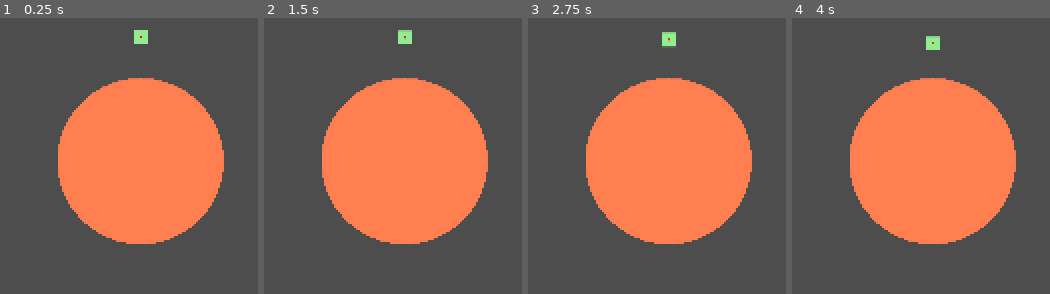
Above: before the commit, frames 1-4 (left to right).
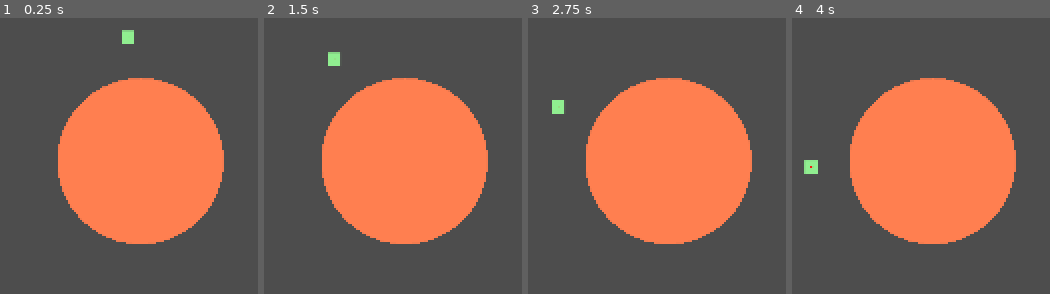
Above: after the commit, the same moments.

Repository: gsproston/infinite-frontier
Game: Godot game, scene res://main.tscn
Same seed, same stepped clock (60 frames per second), same inputs: the game is played once before the commit and once after it.
Inputs:
- Up to frame 1 (0.25 s): no input
- Up to frame 2 (1.5 s): tap Enter at 0.5 s; tap Space at 1.25 s
- Up to frame 3 (2.75 s): tap Enter at 2 s
- Up to frame 4 (4 s): tap Space at 2.75 s; tap Enter at 3.5 s

The runs differ from the first frame. In frame 1, 0.5% of the frame differs, in the area x 47-58%, y 4-10%; in frame 2, 0.5%; in frame 3, 0.6%, in the area x 9-58%, y 5-35%; in frame 4, 0.6%.

Commit message:
Unstable orbit

Diff:
--- a/Rocket.gd
+++ b/Rocket.gd
@@ -3,6 +3,7 @@
 
 const SIZE = 16
 const ACCELERATION = 1
+const HORIZONTAL_VELOCITY = 1
 
 var velocity = Vector2.ZERO
 var local_planet: Area2D = null
@@ -20,6 +21,7 @@
 
 	var direction = position - local_planet.position
 	position += velocity * delta * direction.normalized()
+	position += direction.normalized().orthogonal() * HORIZONTAL_VELOCITY
 	velocity += ACCELERATION * delta * direction.normalized()
 
 
